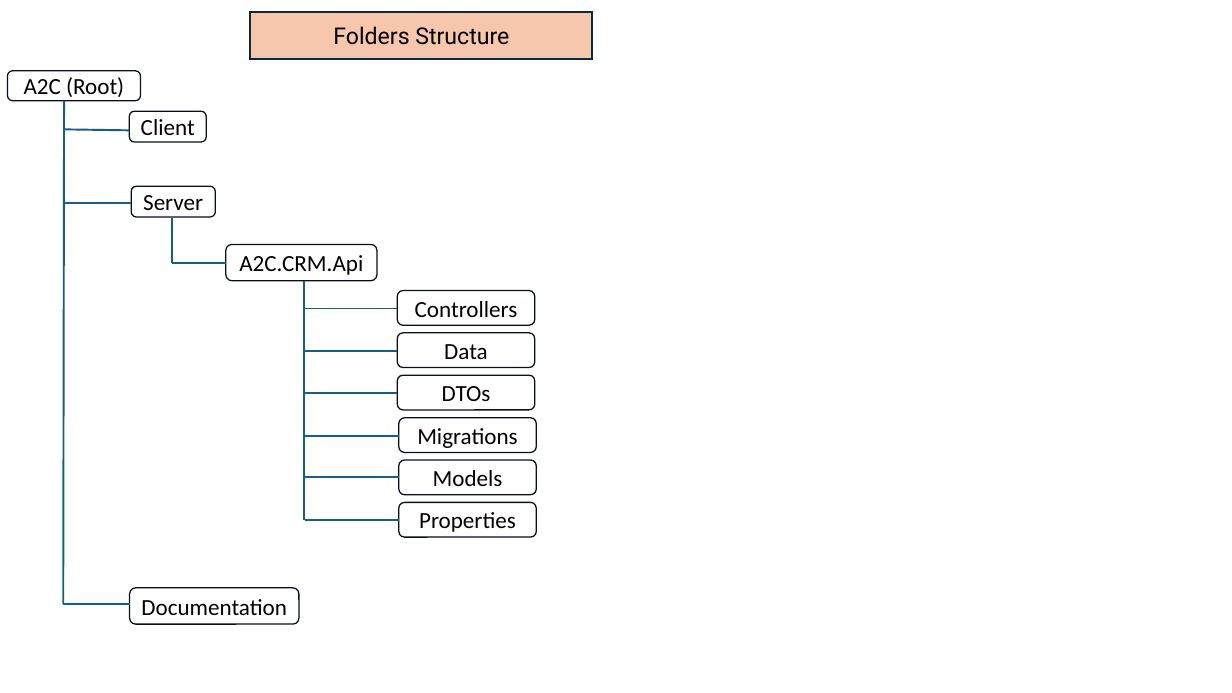
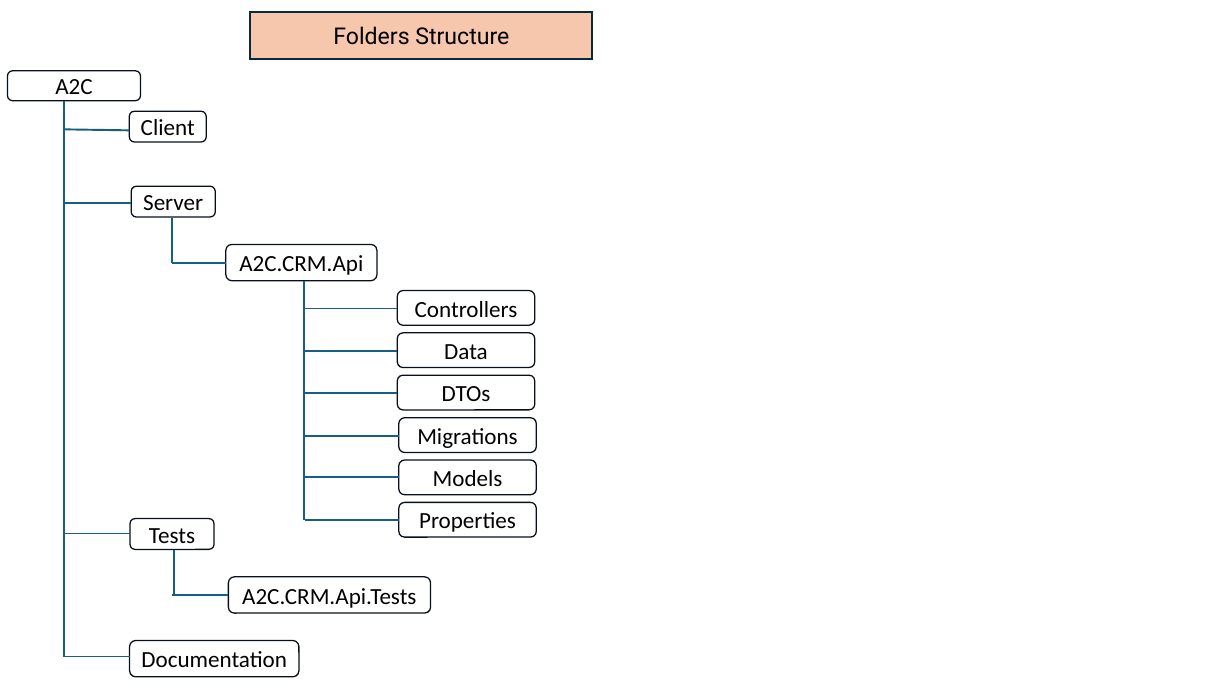
Before and after one commit to triniti1/A2C, a slide deck: slide 8 of Documentations/SysArchitecture.pptx (slide 6 before the commit). Drawn at 1232x693 pixels with LibreOffice and Linux fonts; fonts in the diff are those of the drawing. Boxes give left, top, right and bottom in pixels: in the first picture for what was removed or moved away, otherwise in the second. Text is boxed around its words. In the diff, an @@ line names an element or a change of style, - is before the commit and + after.

```diff
--- a/Documentations/SysArchitecture.pptx
+++ b/Documentations/SysArchitecture.pptx
@@ text in rounded rectangle at bbox=[55, 79, 92, 101]: text changed @@
-A2C (Root)
+A2C
@@ line moved from (64, 101) - (63, 604) to (64, 101) - (64, 657) @@
@@ line added from (64, 533) to (130, 533), #156082 1.5 pt @@
@@ rounded rectangle added at bbox=[130, 518, 214, 549], fill #FFFFFF, outline #09101D 1 pt, 18 pt, text #000000 @@
+Tests
@@ line added from (174, 551) to (174, 595), #156082 1.5 pt @@
@@ line added from (172, 595) to (228, 595), #156082 1.5 pt @@
@@ rounded rectangle added at bbox=[228, 577, 431, 613], fill #FFFFFF, outline #09101D 1 pt, 18 pt, text #000000 @@
+A2C.CRM.Api.Tests
@@ line moved from (63, 604) - (129, 604) to (63, 657) - (129, 657) @@
@@ rounded rectangle "Documentation": place and size @@
-rounded rectangle "Documentation" at bbox=[129, 588, 299, 624]
+rounded rectangle "Documentation" at bbox=[129, 640, 299, 677]
```
Also in this commit, not shown: 2 slides added, 37 other files.
